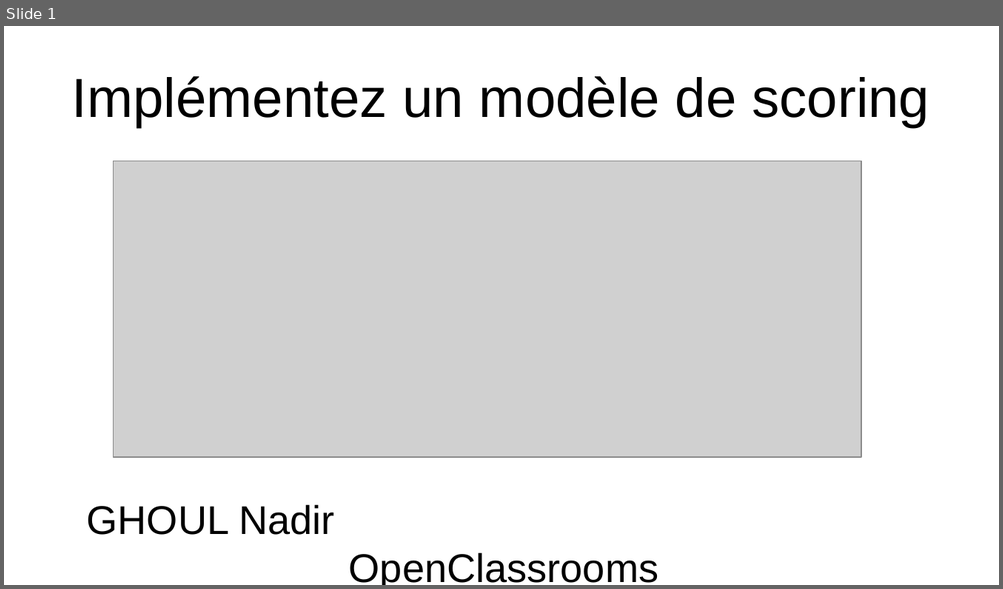
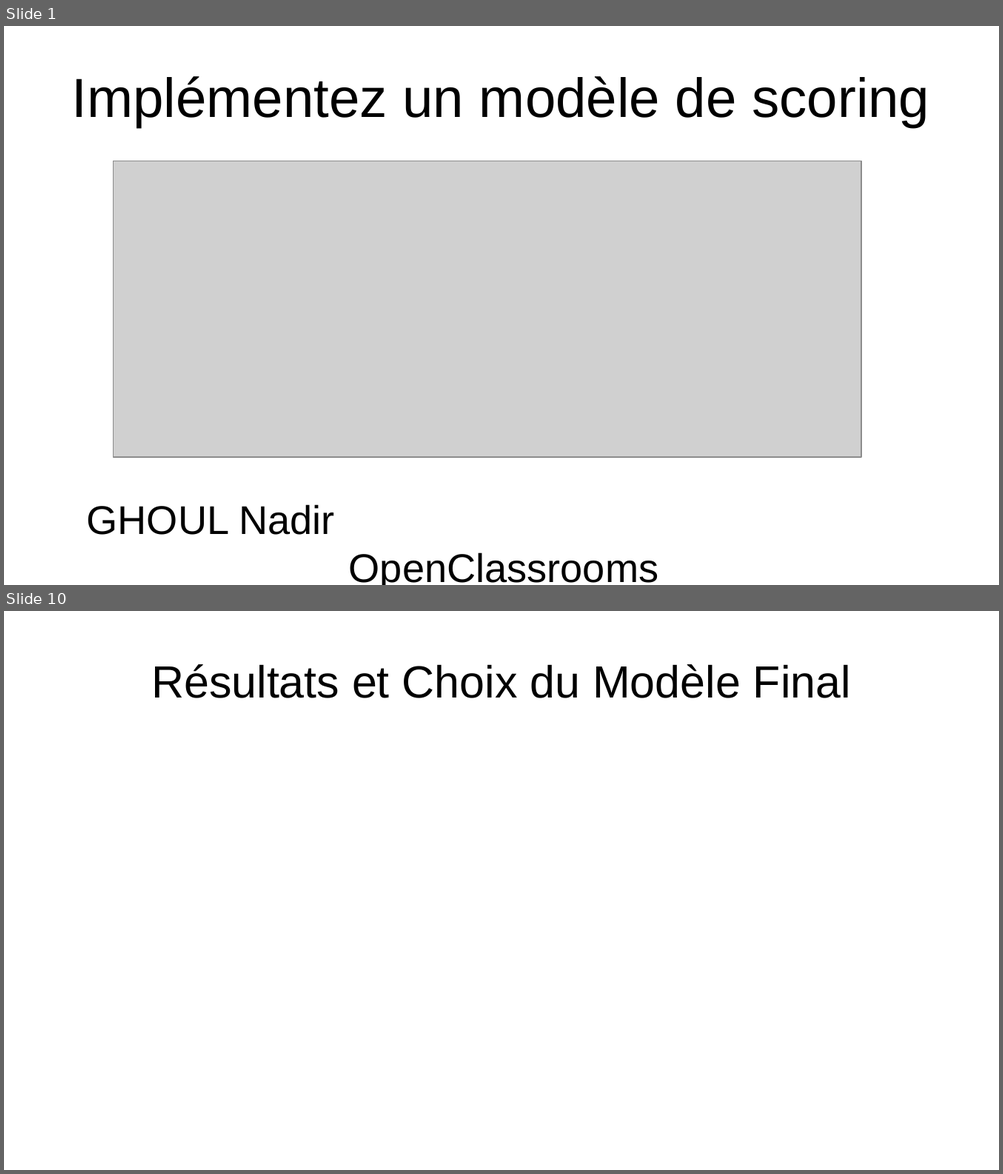
Before and after one commit to gndu91/p7, a slide deck: deliverables/GHOUL_Nadir_6_presentation.odp. Shown one above the other, each under a label of ours: slide 1 before the commit, slides 1 and 10 after it; the slides between them are not shown. The pictures are 1003x589 and 1003x1174 pixels, drawn with LibreOffice and Linux fonts; fonts in the diff are those of the drawing; grey boxes stand for pictures. Boxes give left, top, right and bottom in pixels: in the first picture for what was removed or moved away, otherwise in the second. Text is boxed around its words. In the diff, an @@ line names an element or a change of style, - is before the commit and + after.

Commit message:
Finalisation présentation

```diff
--- a/deliverables/GHOUL_Nadir_6_presentation.odp
+++ b/deliverables/GHOUL_Nadir_6_presentation.odp
@@ slide 10 added at (4,611,999,1170), background #FFFFFF @@
@@ title added at (151,664,851,698), 36 pt, text #000000 @@
+Résultats et Choix du Modèle Final
```
Also in this commit, not shown: 12 other slides added, 1 slide removed, 1 other file.
